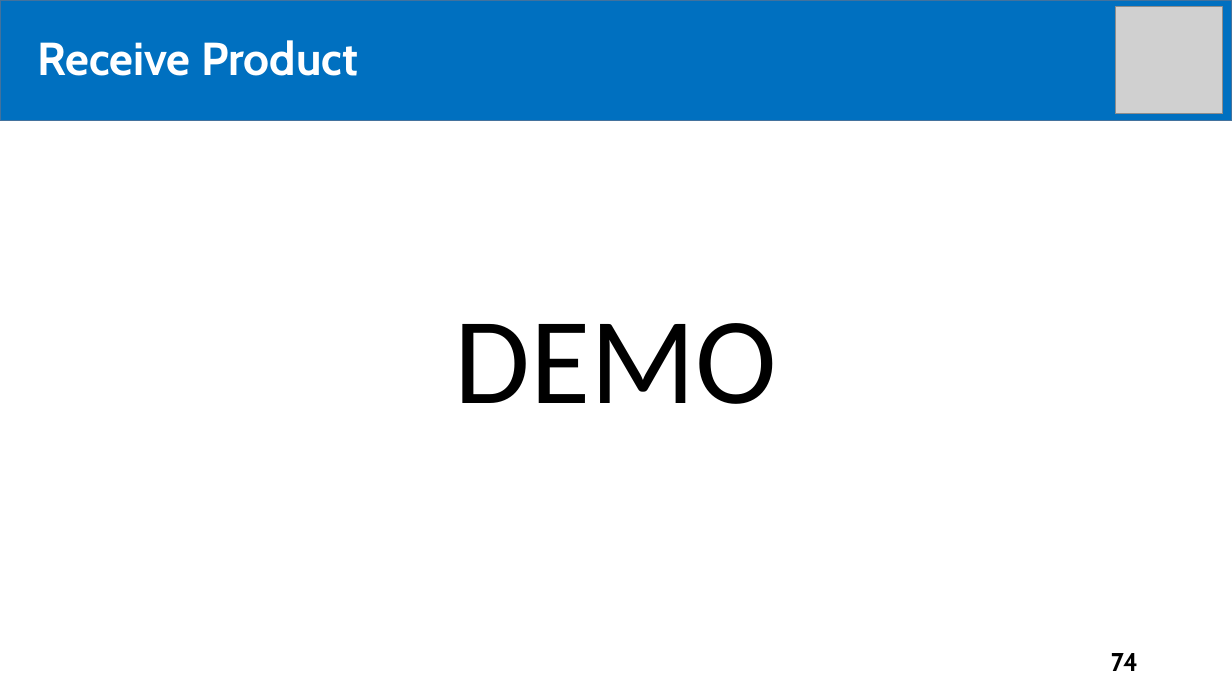
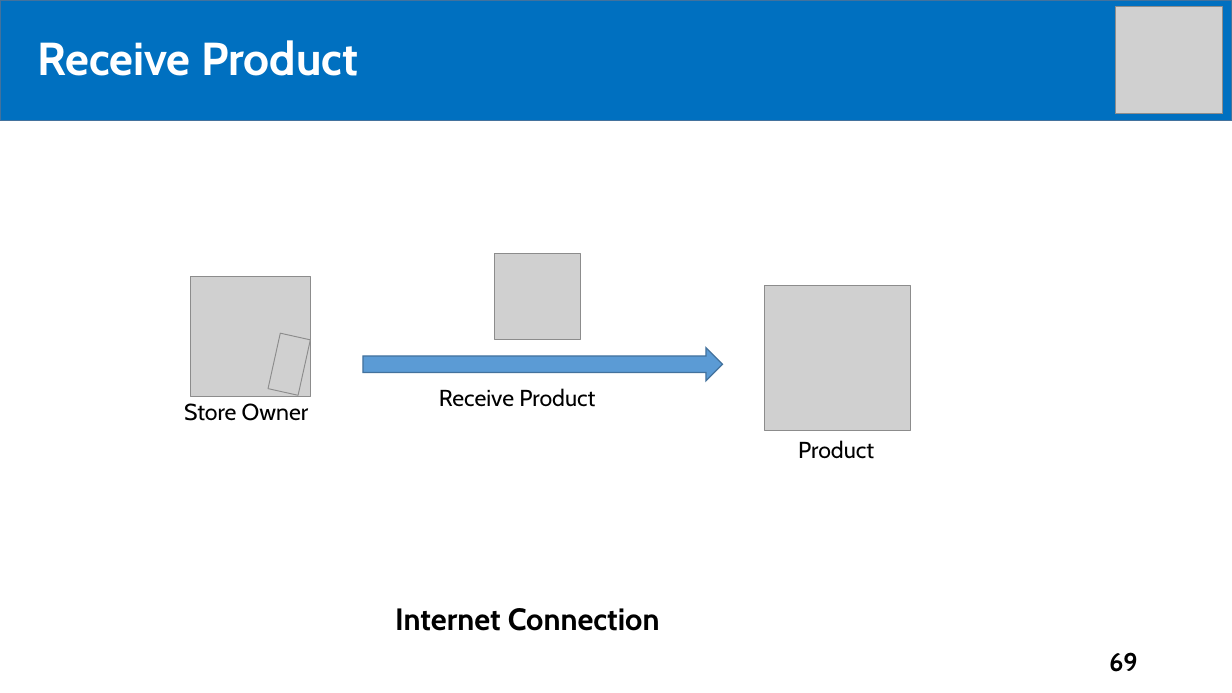
Before and after one commit to tiendan3108/CP, a slide deck: slide 69 of Source/Presentation/PreFinalPresentation.pptx (slide 74 before the commit). Drawn at 1232x693 pixels with LibreOffice and Linux fonts; fonts in the diff are those of the drawing; grey boxes stand for pictures. Boxes give left, top, right and bottom in pixels: in the first picture for what was removed or moved away, otherwise in the second. Text is boxed around its words. In the diff, an @@ line names an element or a change of style, - is before the commit and + after.

```diff
--- a/Source/Presentation/PreFinalPresentation.pptx
+++ b/Source/Presentation/PreFinalPresentation.pptx
@@ picture added at bbox=[494, 253, 580, 339] @@
@@ picture added at bbox=[190, 276, 311, 396] @@
@@ picture added at bbox=[765, 286, 910, 431] @@
@@ text removed at bbox=[455, 323, 778, 404] @@
-DEMO
@@ picture added at bbox=[268, 334, 310, 395] @@
@@ right arrow added at bbox=[363, 348, 723, 381], fill #5B9BD5, outline #43739E 1 pt @@
@@ text added at bbox=[439, 388, 595, 407], 18 pt, text #000000 @@
+Receive Product
@@ text added at bbox=[184, 403, 309, 421], 18 pt, text #000000 @@
+Store Owner
@@ text added at bbox=[798, 440, 874, 459], 18 pt, text #000000 @@
+Product
@@ text added at bbox=[395, 608, 660, 631], 24 pt, text #000000, bold @@
+Internet Connection
@@ page number at bbox=[1109, 652, 1138, 672]: text changed @@
-74
+69
```
Also in this commit, not shown: 6 other slides changed, 4 slides added.
